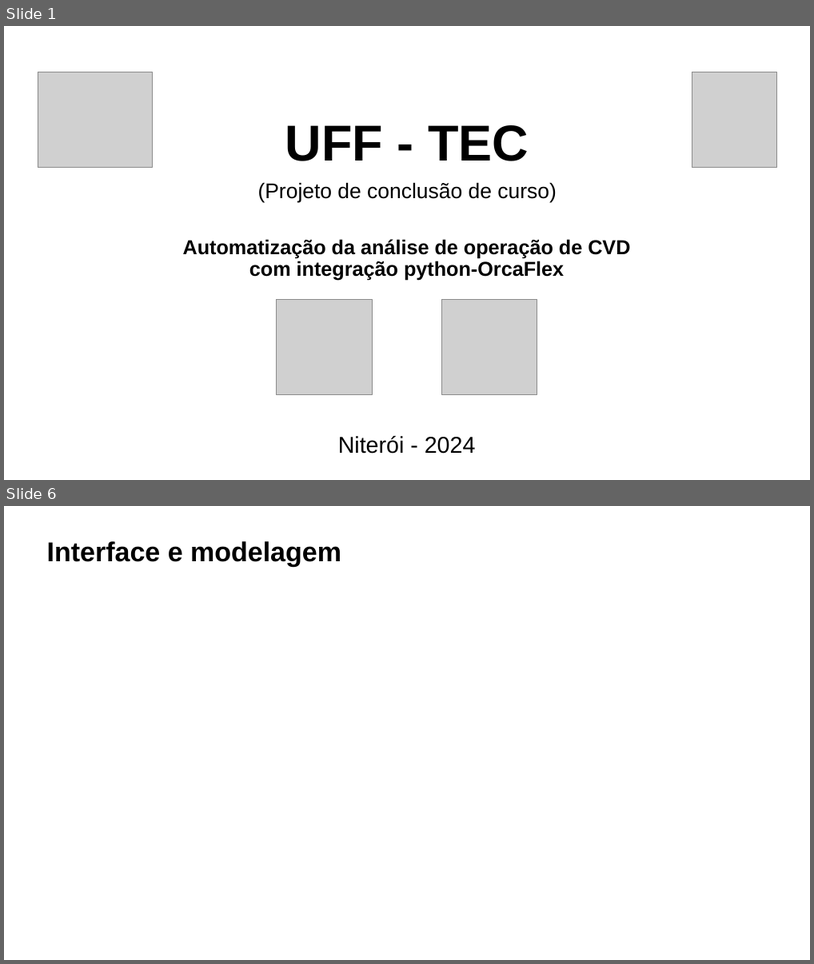
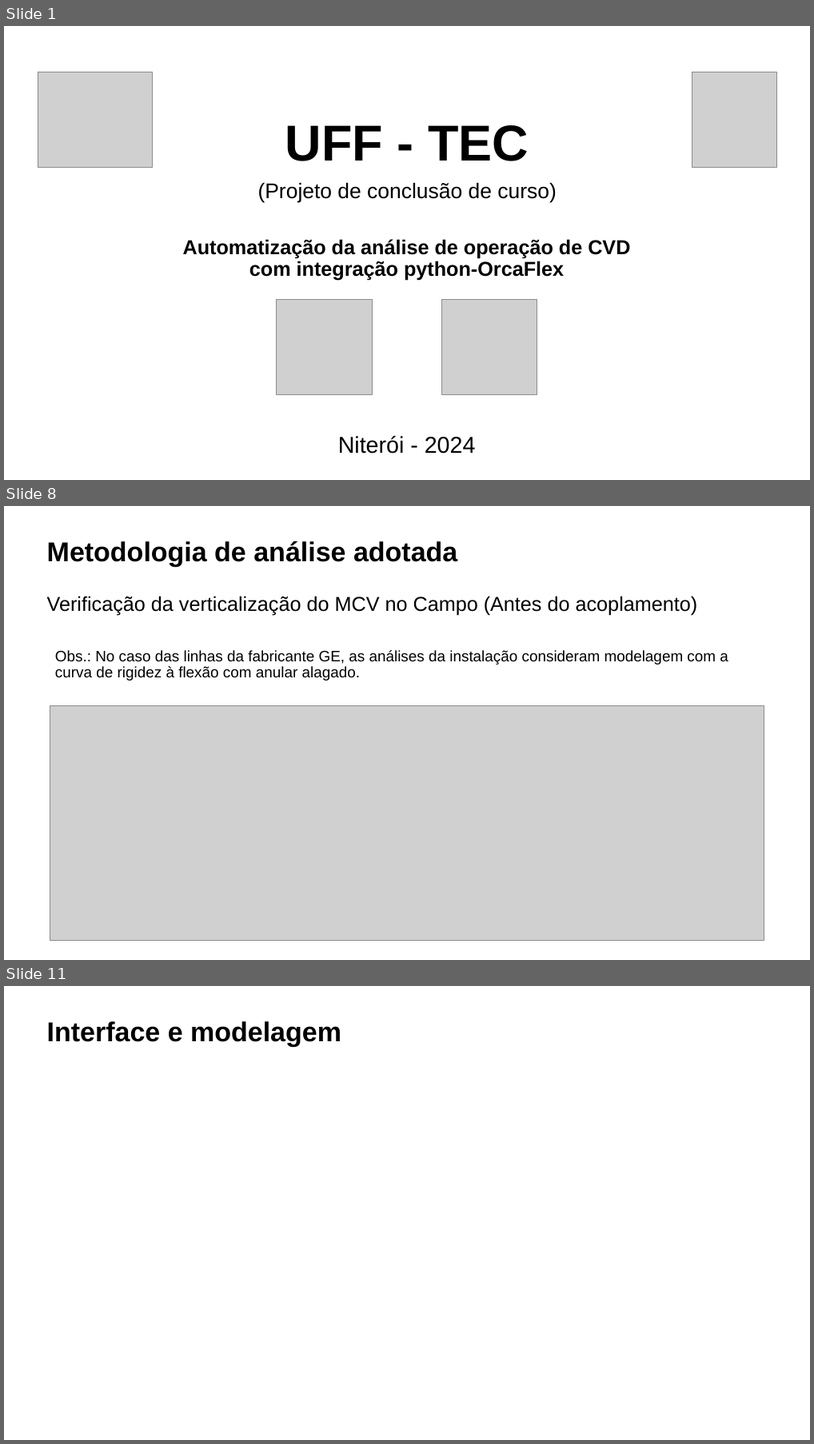
Before and after one commit to LandieTW/tcc, a slide deck: project/4-presentation/TCC - Daniel Teixeira Wanderley-WSMJ09P90N.pptx. Shown one above the other, each under a label of ours: slides 1 and 6 before the commit, slides 1, 8 and 11 after it; the slides between them are not shown. The pictures are 814x964 and 814x1444 pixels, drawn with LibreOffice and Linux fonts; fonts in the diff are those of the drawing; grey boxes stand for pictures. Boxes give left, top, right and bottom in pixels: in the first picture for what was removed or moved away, otherwise in the second. Text is boxed around its words. In the diff, an @@ line names an element or a change of style, - is before the commit and + after.

```diff
--- a/project/4-presentation/TCC - Daniel Teixeira Wanderley-WSMJ09P90N.pptx
+++ b/project/4-presentation/TCC - Daniel Teixeira Wanderley-WSMJ09P90N.pptx
@@ slide 8 added at (x1=4, y1=506, x2=810, y2=960), background #FFFFFF @@
@@ rectangle added at (x1=5, y1=507, x2=95, y2=524), fill #FFFFFF, outline #FFFFFF 1 pt @@
@@ text added at (x1=47, y1=541, x2=458, y2=566), 32.4 pt, text #000000, bold @@
+Metodologia de análise adotada
@@ text added at (x1=47, y1=596, x2=698, y2=616), 24 pt, text #000000 @@
+Verificação da verticalização do MCV no Campo (Antes do acoplamento)
@@ text added at (x1=55, y1=650, x2=729, y2=680), 18 pt, text #000000 @@
+Obs.: No caso das linhas da fabricante GE, as análises da instalação consideram modelagem com a curva de rigidez à flexão com anular alagado.
@@ picture added at (x1=50, y1=705, x2=765, y2=940) @@
@@ what was slide 6 is now slide 11 @@
```
Also in this commit, not shown: 3 slides changed, 6 other slides added, 1 slide removed, 4 other files.
